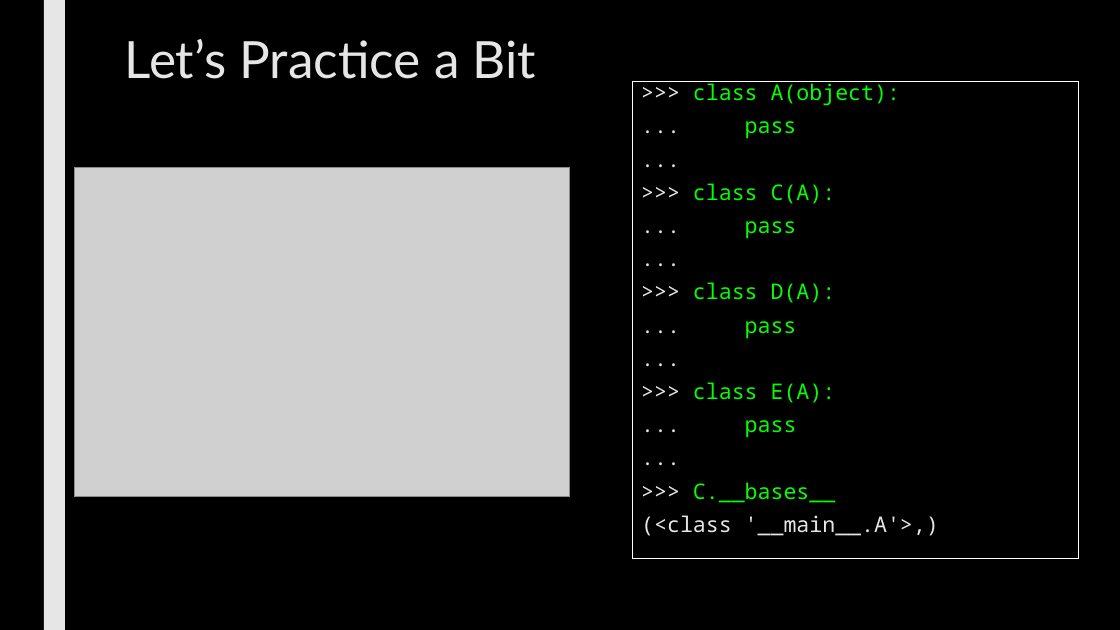
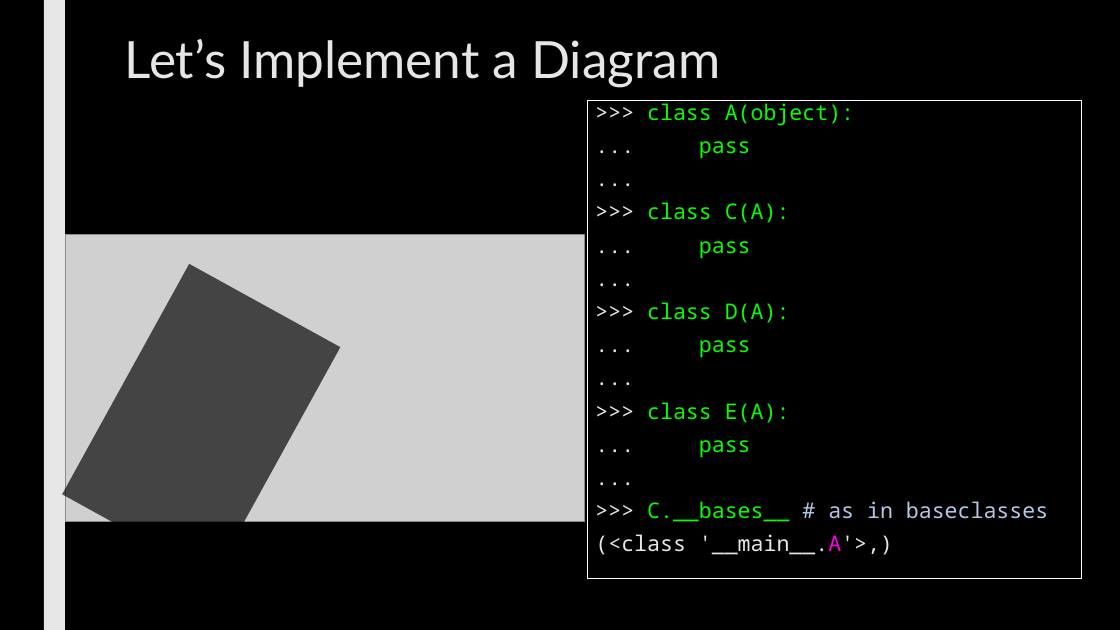
Before and after one commit to max7patek/metaprogramming, a slide deck: slide 8 of slides/01-PythonInheritance.pptx (slide 6 before the commit). Drawn at 1120x630 pixels with LibreOffice and Linux fonts; fonts in the diff are those of the drawing; grey boxes stand for pictures. Boxes give left, top, right and bottom in pixels: in the first picture for what was removed or moved away, otherwise in the second. Text is boxed around its words. In the diff, an @@ line names an element or a change of style, - is before the commit and + after.

```diff
--- a/slides/01-PythonInheritance.pptx
+++ b/slides/01-PythonInheritance.pptx
@@ title at (125,39,720,88): text changed @@
-Let’s Practice a Bit
+Let’s Implement a Diagram
@@ rectangle ">>> class A(object):": place and size @@
-rectangle ">>> class A(object):" at (633,82,1079,559)
+rectangle ">>> class A(object):" at (587,101,1082,578)
@@ picture: place and size @@
-picture at (74,167,570,497)
+picture at (65,234,584,522)
@@ rectangle added at (62,264,340,577), fill #000000 at 67% opacity @@
@@ text in rectangle at (647,501,1048,522): text changed; text colour #05FF00 to #B4C7E7 @@
->>> C.__bases__
+>>> C.__bases__ # as in baseclasses
@@ text in rectangle at (595,534,893,555): text colour #E7E6E6 to #FF00EA in "'__main__.A'>,)" @@
```
Also in this commit, not shown: 7 other slides changed, 2 slides added, 3 slides removed, 2 other files.
